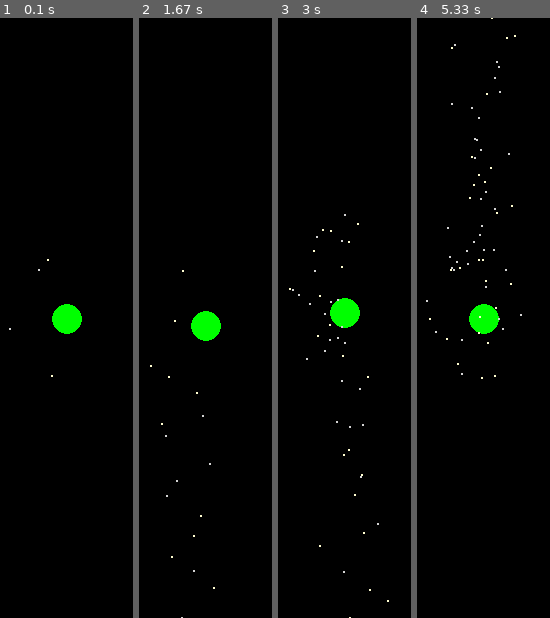
Above: before the commit, frames 1-4 (left to right).
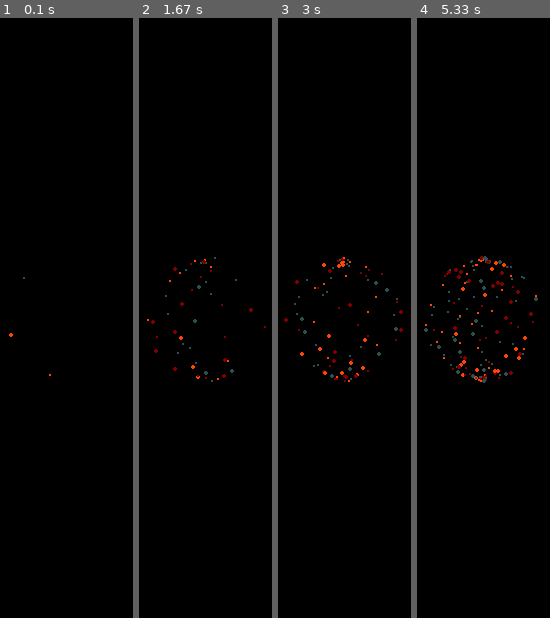
Above: after the commit, the same moments.

Repository: ztdnzunYT/Capstone-Project-2024
Game: pygame game, started from xzplore/test.py
The game is run twice, just before and just after one commit, with the same random seed, the same clock (stepped at 60 frames per second) and the same inputs.
Inputs:
- Up to frame 1 (0.1 s): no input
- Up to frame 2 (1.67 s): no input
- Up to frame 3 (3 s): no input
- Up to frame 4 (5.33 s): no input

The runs differ from the first frame. In frame 1, 0.9% of the frame differs, in the area x 6-62%, y 40-60%; in frame 2, 1.3%; in frame 3, 1.8%; in frame 4, 2.4%, in the area x 5-91%, y 0-61%.

Commit message:
Update test.py

Diff:
--- a/xzplore/test.py
+++ b/xzplore/test.py
@@ -14,7 +14,7 @@
 # Set a color
 background_color = (255, 255, 255)  # White
 
-val1 = 0
+time = 0
 val2 = 0
 val3 = 0
 x = 0
@@ -31,12 +31,14 @@
         self.positon = (x,y)
         self.x_max = self.x *-1
         self.speed = speed
-        self.color1 = (255, 253, 208)
-        self.color2 = (211, 211, 211)
-        self.colors = [self.color1,self.color2]
+        self.color1 = (128, 0, 0)
+        self.color2 = (255, 69, 0)
+        self.color3 = (47, 79, 79)
+        self.colors = [self.color1,self.color2,self.color3]
         self.color = random.choice(self.colors)
         self.size = size
-        print()
+        self.life_time = 0
+
 
     def draw(self):
         pygame.draw.circle(window,self.color,(self.x+300,self.y+300),self.size)
@@ -46,7 +48,11 @@
         if self.x > self.x_max:
             self.x = self.positon[0]
 
-        self.y += z
+        self.life_time += 0.1
+        self.y += .2 *  math.sin(2*math.pi+self.life_time)
+
+
+
 
 particles = []
 
@@ -60,26 +66,24 @@
     window.fill((0,0,0))
 
 
-    val1 +=10
-    val2 +=10
-    val3 +=0.02
+    time +=1
+    val3 += 0.5
 
-    x = radius * math.sin(val1)
-    y = radius * math.cos(val2)
-    up = math.sin(val1)
+    x = radius * math.sin(time)
+    y = radius * math.cos(time)
+    up = math.sin(time)
 
-    z = 10 * math.sin(val3)/1.1
-    print(round(x),round(y))
-    #pygame.draw.circle(window,(255,255,255),(300,300),110,1)
+    #print(round(x),round(y))
+    #pygame.draw.circle(window,(255,255,255),(300,300),60,1)
     #pygame.draw.circle(window,(255,0,0),(x+300,y+300),size)
     #pygame.draw.circle(window,(0,0,255),(x+300,300),size)
-    pygame.draw.circle(window,(0,255,0),(300,z+300),size)
+    #pygame.draw.circle(window,(0,255,0),(300,z+300),size)
 
 
 
-    if len(particles) < 12000:
+    if len(particles) < 6000:
         if x < 0:
-            particles.append(Particle(x ,y,1,random.uniform(1,1)))
+            particles.append(Particle(x ,y,random.uniform(1,2),random.uniform(1,2.5)))
 
     for part in particles:
         part.draw()
